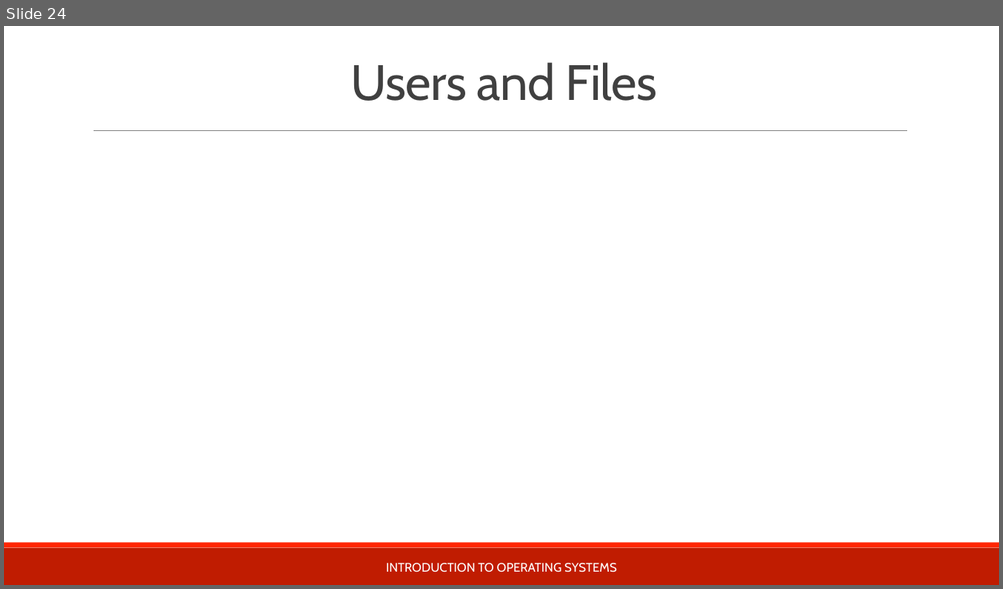
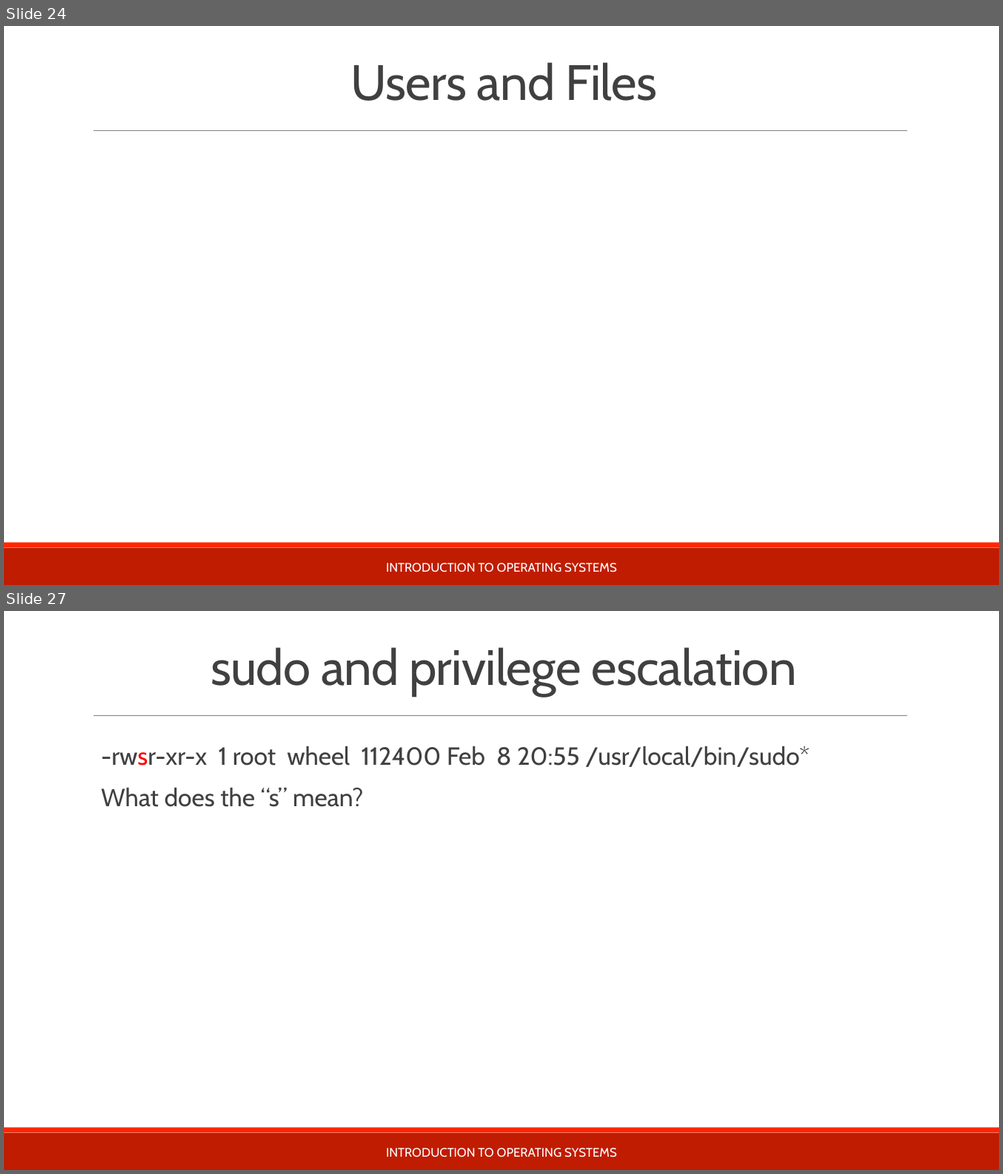
Before and after one commit to teachbsd/course, a slide deck: undergraduate/lectures/security.pptx. Shown one above the other, each under a label of ours: slide 24 before the commit, slides 24 and 27 after it; the slides between them are not shown. The pictures are 1003x589 and 1003x1174 pixels, drawn with LibreOffice and Linux fonts; fonts in the diff are those of the drawing; background and template pictures are left out. Boxes give left, top, right and bottom in pixels: in the first picture for what was removed or moved away, otherwise in the second. Text is boxed around its words. In the diff, an @@ line names an element or a change of style, - is before the commit and + after.

```diff
--- a/undergraduate/lectures/security.pptx
+++ b/undergraduate/lectures/security.pptx
@@ slide 27 added at box(4, 611, 999, 1170), background #FFFFFF; not listed: 3 template elements that a slide beside it also shows @@
@@ title added at box(210, 647, 796, 697), 48 pt, text #404040 @@
+sudo and privilege escalation
@@ text added at box(101, 746, 809, 807), 24 pt, text #404040 @@
+  -rwsr-xr-x 1 root wheel 112400 Feb 8 20:55 /usr/local/bin/sudo*
+  What does the “s” mean?
@@ text added at box(386, 1148, 617, 1158), 12 pt, text #FFFFFF @@
+INTRODUCTION TO OPERATING SYSTEMS
```
Also in this commit, not shown: 1 slide changed, 1 other slide added.
